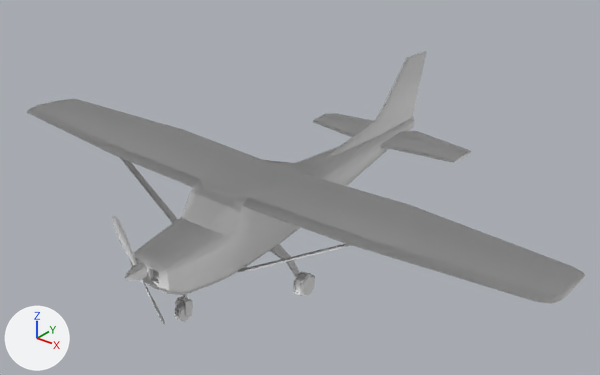
Two versions of the glTF model public/Airplane/index.glb, one commit apart.
The view is the same before and after, from a 50 mm camera at (99.8, -101.7, 91.9) aimed at (0.2, 22.7, 14.7). The axes (+X, +Y, +Z) are drawn at lower left. The lights are the same throughout.

In view in the first picture: 'awionetka'.
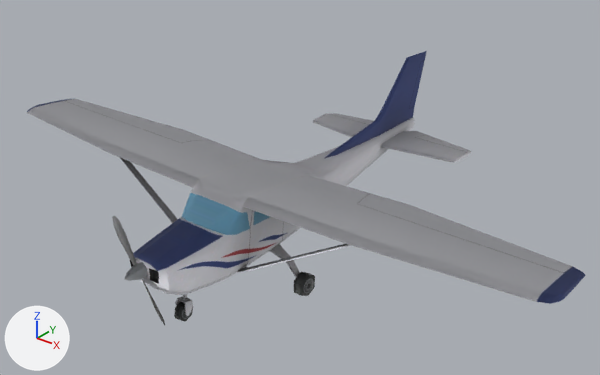
Where the newer file only moved an object's origin or applied its transform, the numbers keep the older frame.

What differs and where, as boxes [x1, y1, x2, y2] in the pictures (600 x 375 px):
'awionetka', recoloured: [27, 51, 586, 325] in both

What the commit changed:
Picture 'diffuse.dds' (img_diffuse_dds) is new.
Picture 'normal' (img_normal) is new.
Material 'airplane' (mat_airplane) is new.
Uses the picture img_diffuse_dds.
Uses the picture img_normal.
me_mesh_0 has 595 vertices, 1114 faces and spans x -65.1..65.1, y -25.3..72.7, z -0.2..33.4.
me_mesh_0 now uses material mat_airplane.
